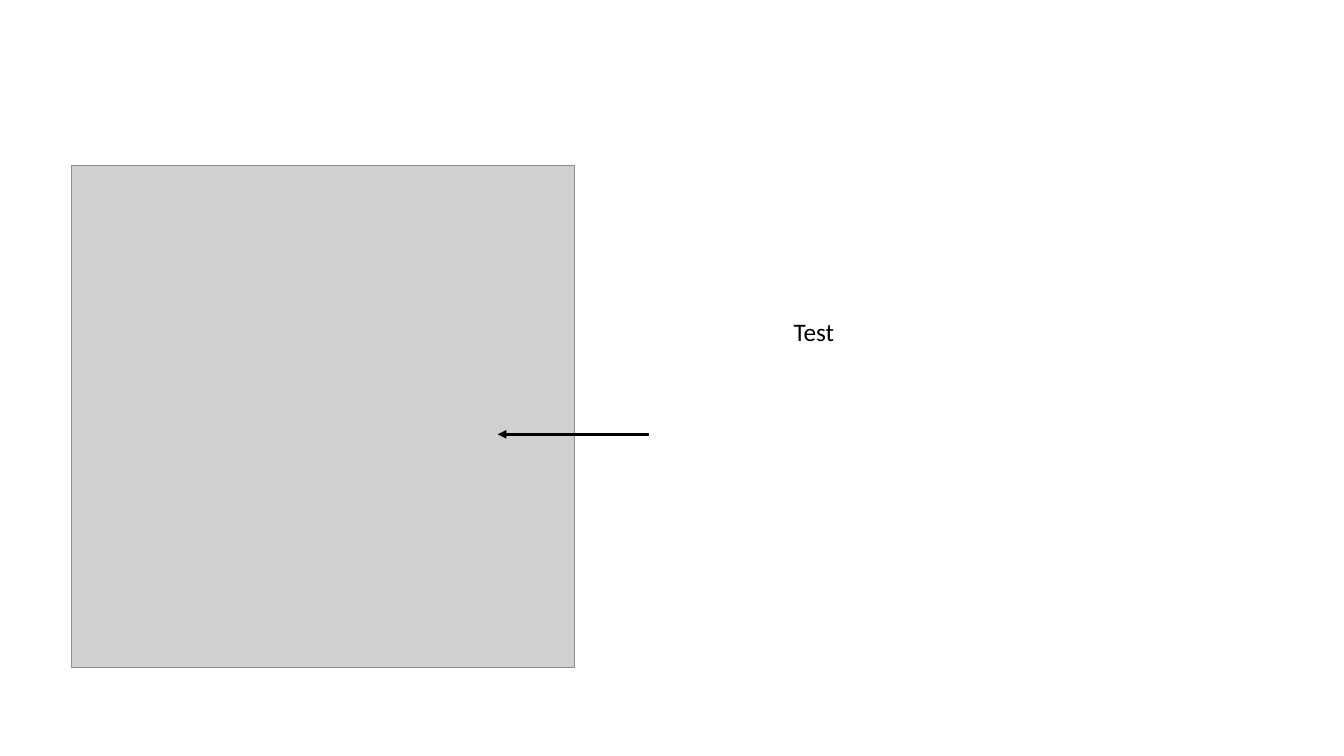
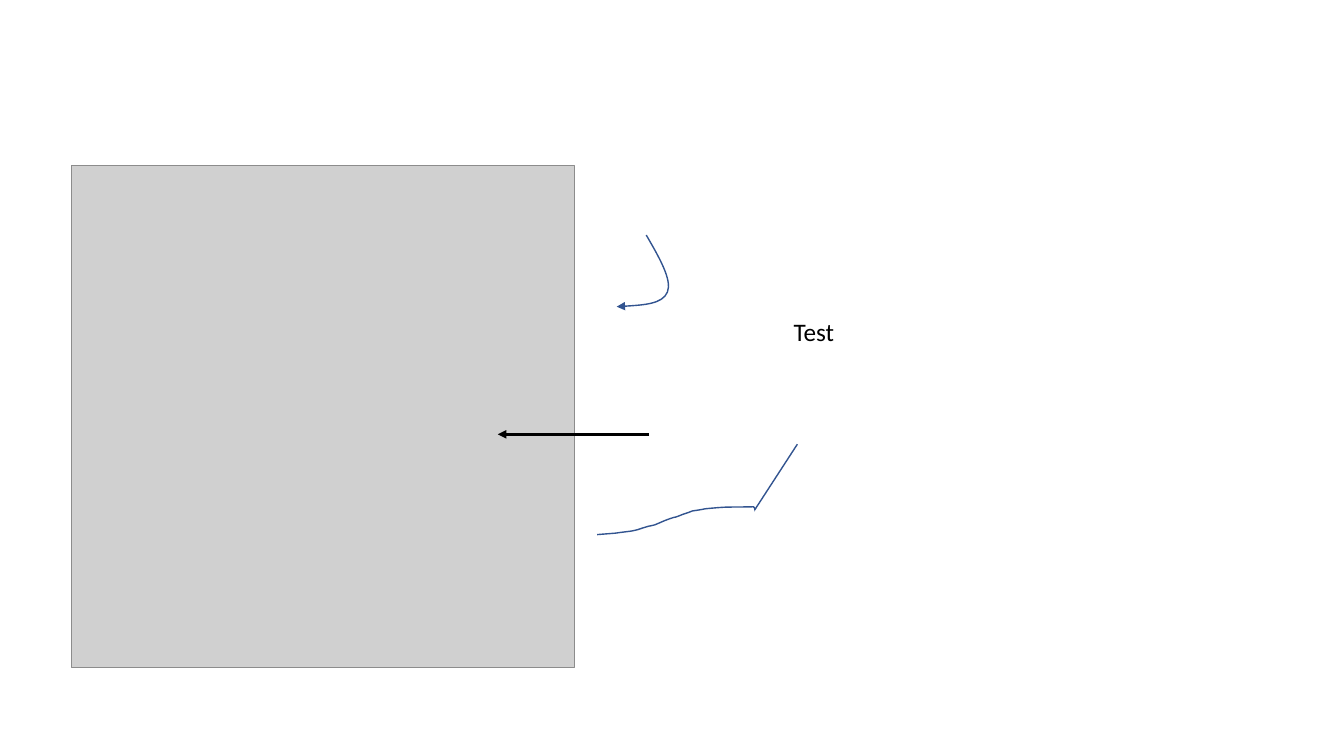
Before and after one commit to emitanaka/biometrics2019, a slide deck: slide 7 of images/images.pptx. Drawn at 1344x756 pixels with LibreOffice and Linux fonts; fonts in the diff are those of the drawing; grey boxes stand for pictures. Boxes give left, top, right and bottom in pixels: in the first picture for what was removed or moved away, otherwise in the second. Text is boxed around its words. In the diff, an @@ line names an element or a change of style, - is before the commit and + after.

```diff
--- a/images/images.pptx
+++ b/images/images.pptx
@@ freeform shape added at (617,235,668,307), outline #325491 1 pt @@
@@ freeform shape added at (597,445,798,535), outline #325491 1 pt @@
```
Also in this commit, not shown: 2 other slides changed, 50 other files.
